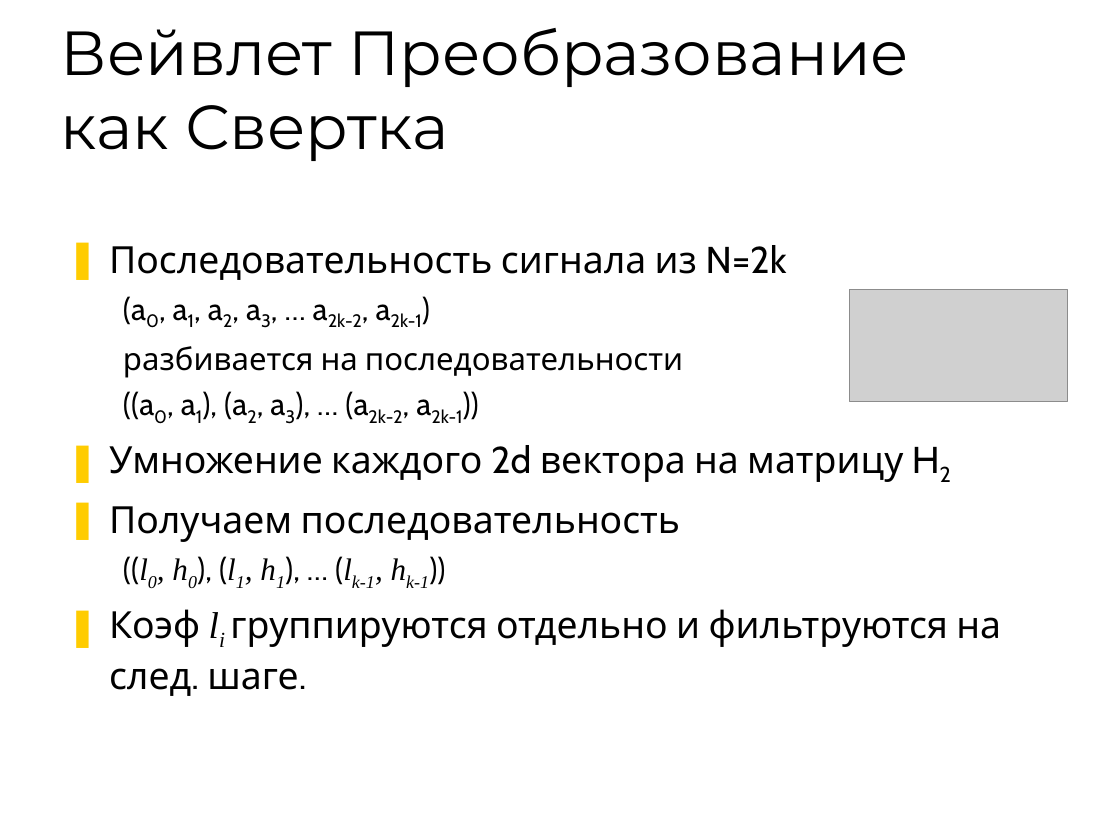
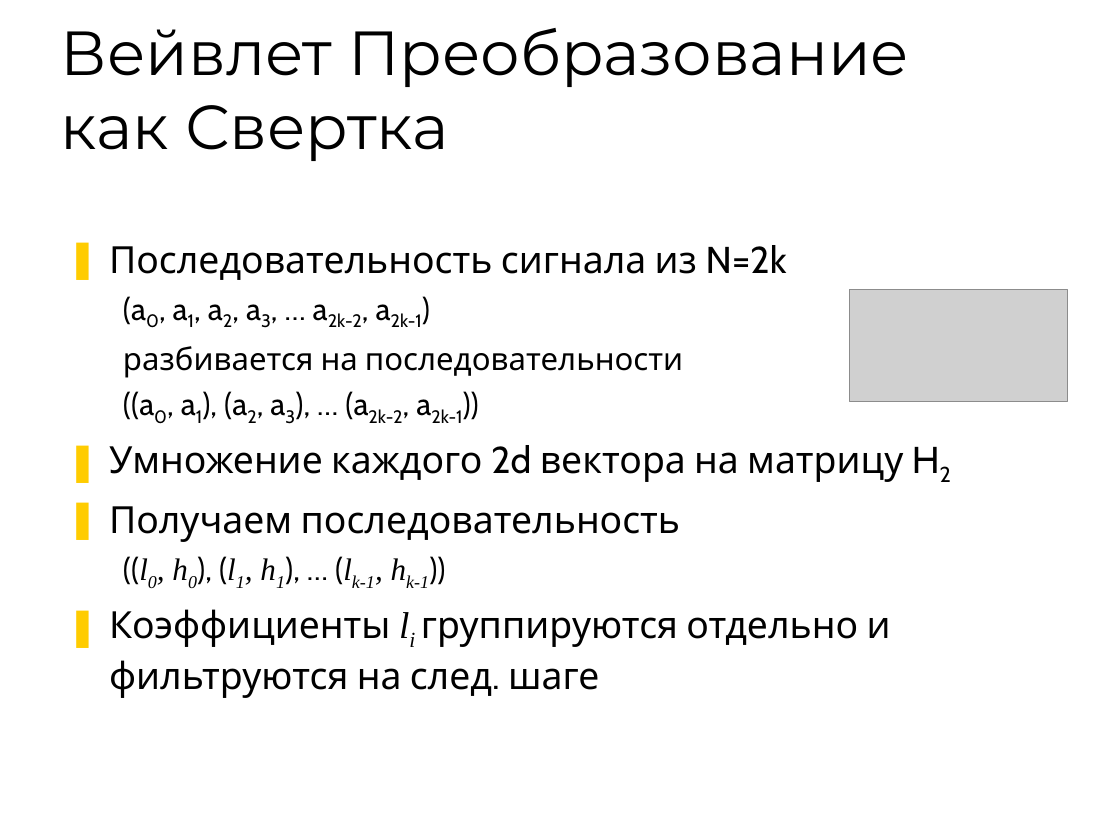
Before and after one commit to 7633/msu-cuda-course, a slide deck: slide 5 of Assignments/2/Assignment - 2.ppt. Drawn at 1120x840 pixels with LibreOffice and Linux fonts; fonts in the diff are those of the drawing; grey boxes stand for pictures; background and template pictures are left out. Boxes give left, top, right and bottom in pixels: in the first picture for what was removed or moved away, otherwise in the second. Text is boxed around its words. In the diff, an @@ line names an element or a change of style, - is before the commit and + after.

```diff
--- a/Assignments/2/Assignment - 2.ppt
+++ b/Assignments/2/Assignment - 2.ppt
@@ text at [109,609,891,698]: text changed @@
-❚ Коэф li группируются отдельно и фильтруются на след. шаге.
+❚ Коэффициенты li группируются отдельно и фильтруются на след. шаге
```
Also in this commit, not shown: 4 other slides changed, 1 slide added, 1 other file.
